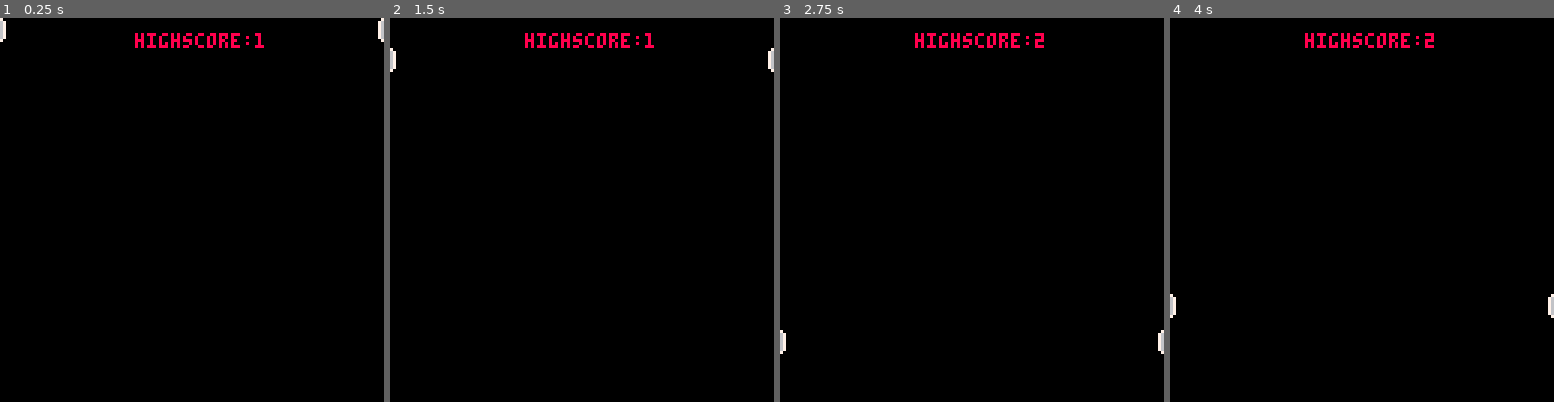
Above: before the commit, frames 1-4 (left to right).
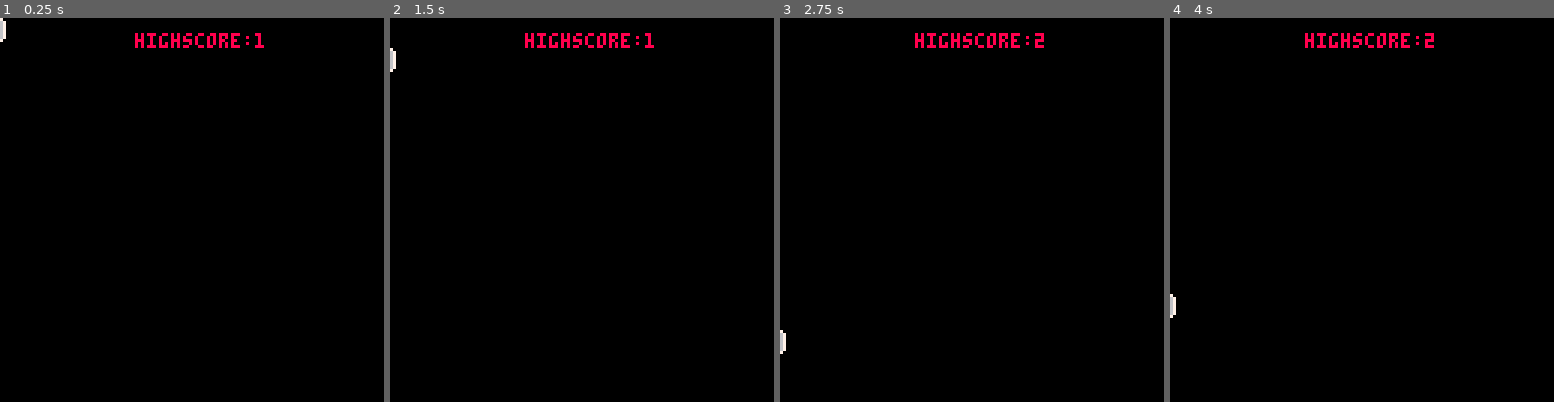
Above: after the commit, the same moments.

Repository: Ling-Lang/super_pong
Game: PICO-8 cartridge super_pong.p8
Two runs of this game, one before a commit and one after it. Both use one fixed random seed, a clock stepped at 60 frames per second and the inputs below.
Inputs:
- Up to frame 1 (0.25 s): no input
- Up to frame 2 (1.5 s): tap X (X key) at 0.33, 1.07 s; tap O (Z key) at 0.7 s
- Up to frame 3 (2.75 s): tap O (Z key) at 1.7, 2.1, 2.5 s; tap X (X key) at 1.85 s; hold Up 2.15-2.42 s
- Up to frame 4 (4 s): tap O (Z key) at 2.9, 3.3, 3.7 s; tap X (X key) at 2.97 s; hold Down 3.63-3.97 s

The runs differ from the first frame. In frame 1, less than 0.1% of the frame differs, in the area x 98-100%, y 0-7%; in frame 2, less than 0.1%; in frame 3, less than 0.1%; in frame 4, less than 0.1%.

Commit message:
super_pong.p8 -> sprites

Diff:
--- a/super_pong.p8
+++ b/super_pong.p8
@@ -3,8 +3,6 @@
 __lua__
 --init
 #include player_init.lua
-#include movement.lua
-#include over.lua
 function _init()
 	cls(0)
 	print(player.speed, 20, 20, 4)
@@ -13,18 +11,16 @@
 
 -->8
 --update
+#include movement.lua
 function _draw()
 cls(0)
 	spr(1, player.x, player.y)
-	spr(2, 120, enemy.y)
 	hs()
-	if player.score>3 then game_over()end
 end
 
 function _update()
 	move()
 	player.y +=player.speed
-	enemy.y +=player.speed
 	player.speed=0
 end
 
Not shown, changed: 30 lines of the sprite sheet (__gfx__) section of super_pong.p8
